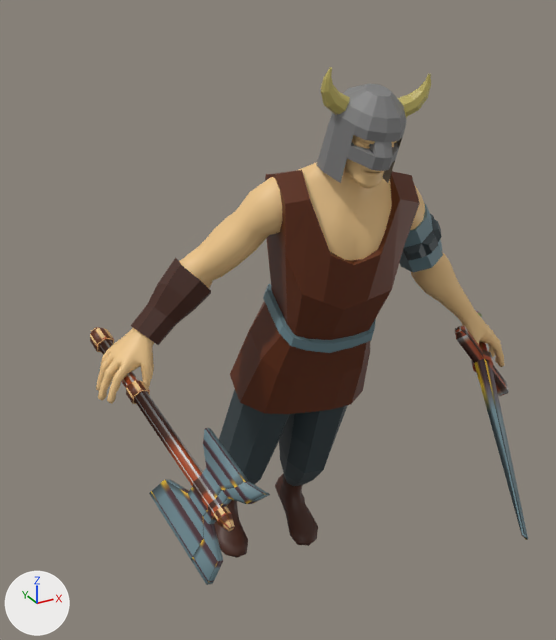
The COLLADA model res/models/player/sword/player_roll_sword.dae, before and after one commit.
Rendered twice from a 50 mm lens placed at (-14.6, -24.5, 24.0), pointed at (-1.7, -1.0, 12.2). The lights are fixed; the arrows at lower left show +X, +Y and +Z. Vertices at the same position are counted once.

The first picture shows 'body'.
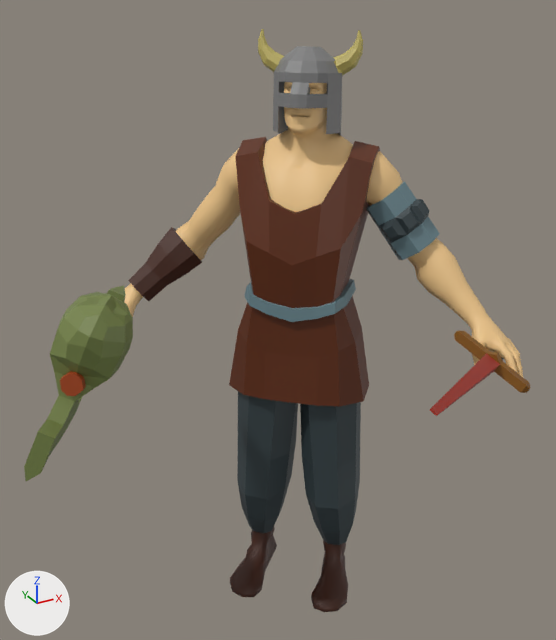
The change in detail:
me_bodymesh is used by ob_body; location (-0.01, 3.94, -0.64); rotation (-1.253, 0.0859, -0.157), in degrees (-72, 4.9, -9); scale (-100.0, 100.0, 100.0).
me_bodymesh had 3571 vertices, 6815 faces and spanned x -0.087..0.087, y -0.233..0.0, z -0.106..0.022.
me_bodymesh now has 3781 vertices, 7231 faces and spans x -0.088..0.088, y -0.233..0.0, z -0.105..0.022.
me_bodymesh part 1: the loose piece of 62 vertices spanning x -0.087..-0.04, y -0.135..-0.105, z -0.106..0.01 is rebuilt with 62 vertices and now spans x -0.088..-0.056, y -0.133..-0.113, z -0.093..0.006.
me_bodymesh part 2: a new loose piece of 160 vertices spanning x 0.04..0.076, y -0.15..-0.091, z -0.105..-0.041, in mat_material_001 (picture img_viking_png).
me_bodymesh part 3: 1 vertex moved within x 0.055, y -0.12, z -0.085; 119 vertices removed from x 0.046..0.087, y -0.137..-0.104, z -0.094..0.01; 169 vertices added at x 0.052..0.088, y -0.128..-0.108, z -0.088..0.008.
Object 'body' (ob_body) moves from (-0.01, 3.94, -0.64) to (-0.51, -0.56, -0.79).
Object 'body' (ob_body) turns from (-72, 4.9, -9) to (-94, -0.2, -43) degrees about x, y and z.

Location of each change, [x1, y1, x2, y2] in pixels of the pictures (556 x 640 px; the box of a moved part takes in the faces that stretch with it):
'body', reshaped, moved, turned
    before: [90, 67, 528, 585]
    after: [24, 29, 530, 612]
part 1 of me_bodymesh, rebuilt (36% wider, 62% shorter)
    before: [455, 310, 528, 540]
    after: [430, 330, 530, 416]
part 2 of me_bodymesh, added (green)
    after: [24, 285, 133, 481]
part 3 of me_bodymesh, moved or reshaped
    before: [90, 327, 270, 585]
    after: [60, 371, 86, 396]
